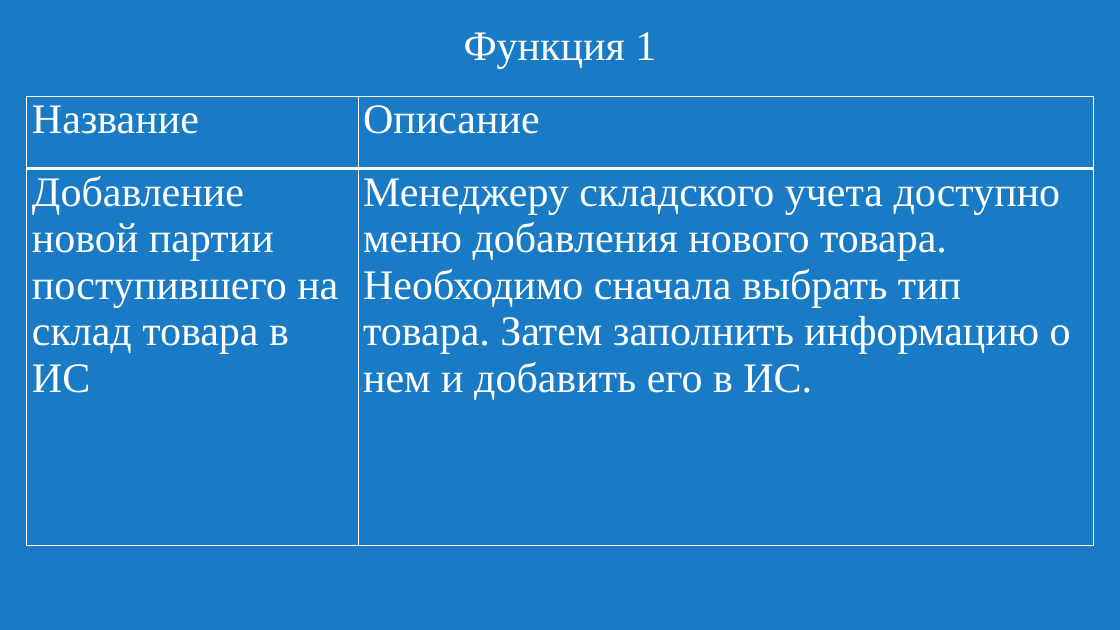
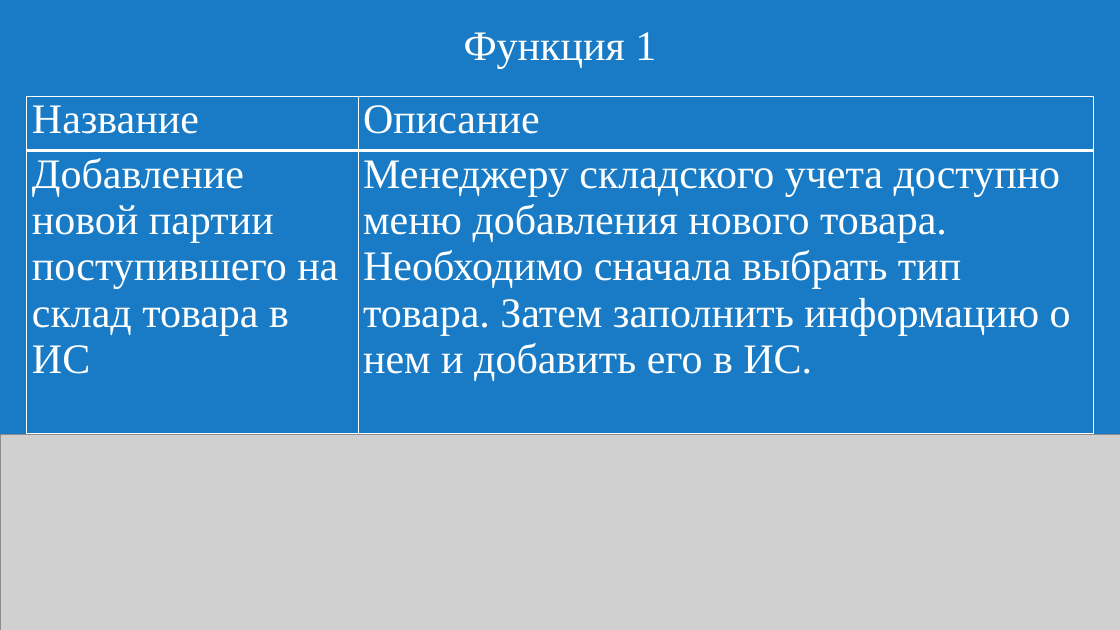
Before and after one commit to Slowpool/diploma-musical-shop-, a slide deck: slide 2 of OuterData/presentation.pptx. Drawn at 1120x630 pixels with LibreOffice and Linux fonts; fonts in the diff are those of the drawing; grey boxes stand for pictures. Boxes give left, top, right and bottom in pixels: in the first picture for what was removed or moved away, otherwise in the second. Text is boxed around its words. In the diff, an @@ line names an element or a change of style, - is before the commit and + after.

Commit message:
+presentation

```diff
--- a/OuterData/presentation.pptx
+++ b/OuterData/presentation.pptx
@@ table: place and size @@
-table at [27,97,1093,546]
+table at [27,97,1093,434]
@@ picture added at [0,434,1120,630] @@
```
Also in this commit, not shown: 13 slides added, 11 slides removed, 1 other file.
